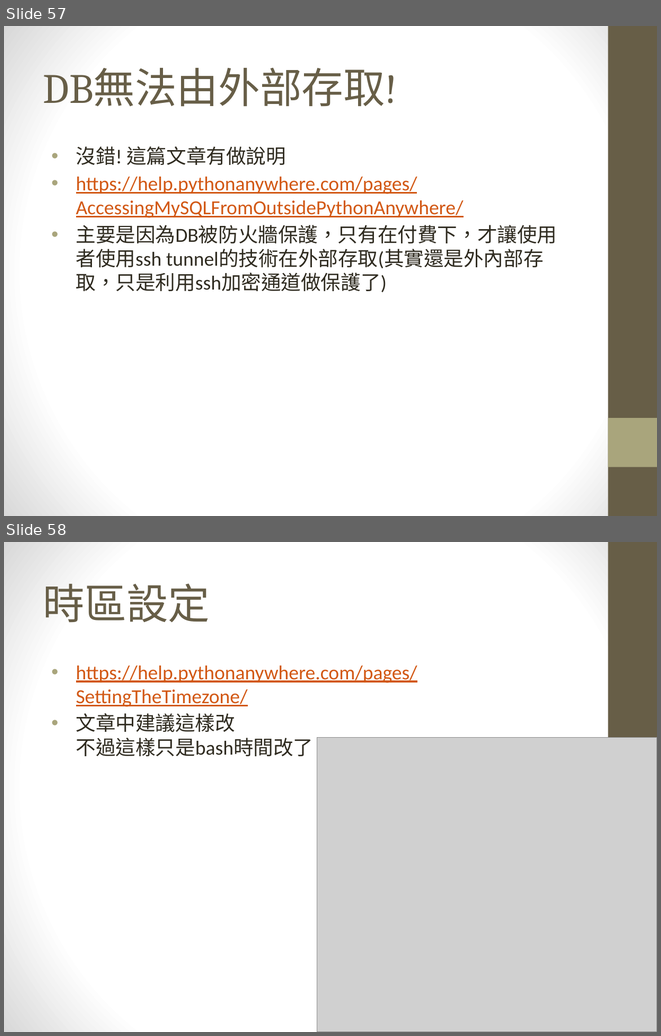
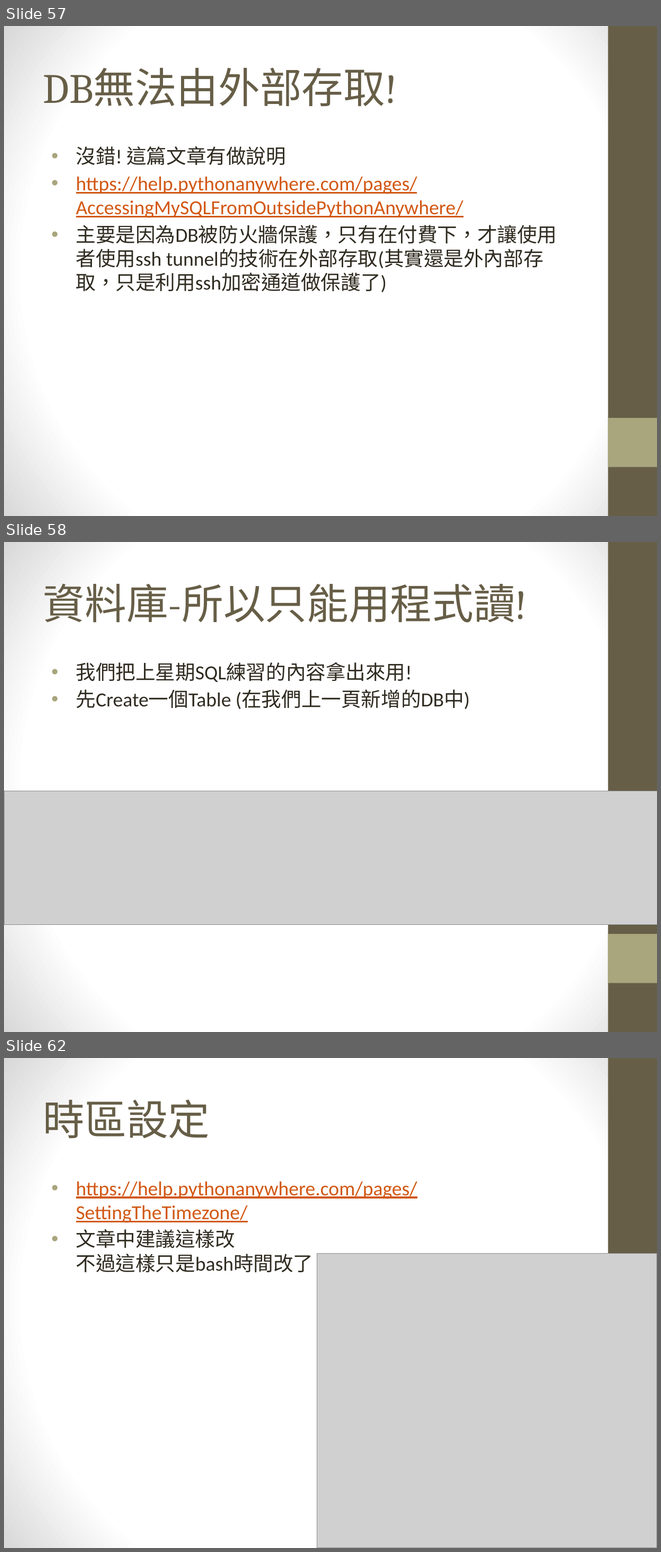
Before and after one commit to maloyang/KH20221202_IoT_Data_Science, a slide deck: W04/W04_web.pptx. Shown one above the other, each under a label of ours: slides 57 and 58 before the commit, slides 57, 58 and 62 after it; the slides between them are not shown. The pictures are 661x1036 and 661x1552 pixels, drawn with LibreOffice and Linux fonts; fonts in the diff are those of the drawing; grey boxes stand for pictures. Boxes give left, top, right and bottom in pixels: in the first picture for what was removed or moved away, otherwise in the second. Text is boxed around its words. In the diff, an @@ line names an element or a change of style, - is before the commit and + after.

```diff
--- a/W04/W04_web.pptx
+++ b/W04/W04_web.pptx
@@ slide 58 added at [4,542,657,1032], background gradient #FFFFFF to #D8D8D8; not listed: 2 template elements that a slide beside it also shows @@
@@ title added at [43,583,527,623], 46 pt, text #675E47 @@
+資料庫-所以只能用程式讀!
@@ text added at [76,662,470,709], 22 pt, text #2F2B20 @@
+• 我們把上星期SQL練習的內容拿出來用!
+• 先Create一個Table (在我們上一頁新增的DB中)
@@ picture added at [4,791,657,925] @@
@@ what was slide 58 is now slide 62 @@
```
Also in this commit, not shown: 3 slides changed, 3 other slides added, 10 other files.
